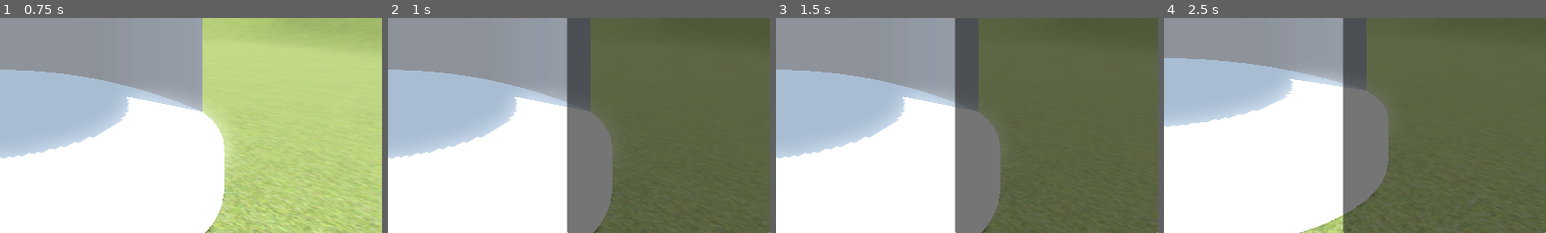
Above: before the commit, frames 1-4 (left to right).
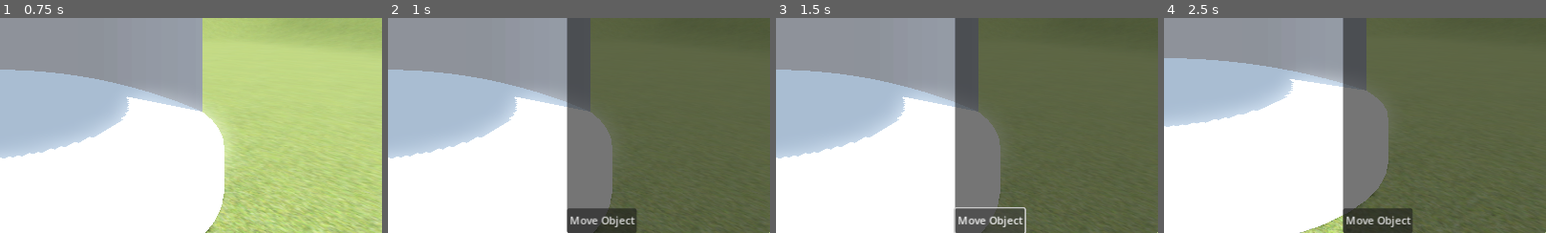
Above: after the commit, the same moments.

Repository: CalebLGreen/tower
Game: Godot game, scene res://Scenes/main.tscn
The game is run twice, just before and just after one commit, with the same random seed, the same clock (stepped at 60 frames per second) and the same inputs.
Inputs (mouse positions are % of the whole screen's width and height, from its top left):
- Up to frame 1 (0.75 s): tap Enter at 0.5 s; move the mouse to (72, 45) at 0.52 s; hold E (rotate_right) from 0.53 s (still down); click (72, 45) at 0.6 s
- Up to frame 2 (1 s): keep holding E (rotate_right); tap Space (open_shop) at 0.77 s
- Up to frame 3 (1.5 s): release E (rotate_right) at 1.25 s; click (78, 97) at 1.25 s, where only the run after the commit has a clickable "Move Object"
- Up to frame 4 (2.5 s): tap Space (open_shop) at 2, 2.27 s; move the mouse to (30, 55) at 2.02 s; hold S (pan_down) from 2.03 s (still down); click (30, 55) at 2.1 s
The pictures show only the part of the screen within x 50-100%, y 50-100%; the shares and areas given below are measured in that part.

Frame 1 is identical in both runs. In frame 2, 2.0% of the frame differs, in the area x 46-65%, y 88-100%; in frame 3, 1.6%; in frame 4, 2.0%.

Commit message:
made the build function more modular
build function is now more modular, can accept a thing to build so that the function doesn't need to be re-done for every object.
Tried to make a move object function. Currently not working so commented it out

Diff:
--- a/Scenes/floor_blank.tscn
+++ b/Scenes/floor_blank.tscn
@@ -37,7 +37,7 @@
 [sub_resource type="ConcavePolygonShape3D" id="ConcavePolygonShape3D_u4vr3"]
 data = PackedVector3Array(-0.0001, -2, -5, 0.49, 2, -4.976, -0.0001, 2, -5, -0.0001, -2, -5, 0.49, -2, -4.976, 0.49, 2, …(24630 unchanged characters)…
 
-[node name="Floor_Blank" type="StaticBody3D"]
+[node name="Floor_Blank" type="StaticBody3D" groups=["Tower_Piece"]]
 
 [node name="Floor_Blank_Mesh" type="MeshInstance3D" parent="."]
 mesh = SubResource("ArrayMesh_26i3p")
--- a/Scenes/floor_zero.tscn
+++ b/Scenes/floor_zero.tscn
@@ -37,7 +37,7 @@
 [sub_resource type="ConcavePolygonShape3D" id="ConcavePolygonShape3D_d51c8"]
 data = PackedVector3Array(-0.0001, -2, -5, 0.49, 2, -4.976, -0.0001, 2, -5, -0.0001, -2, -5, 0.49, -2, -4.976, 0.49, 2, …(24630 unchanged characters)…
 
-[node name="Floor_ZERO" type="StaticBody3D"]
+[node name="Floor_ZERO" type="StaticBody3D" groups=["Tower_Piece"]]
 
 [node name="Floor_ZERO_Mesh" type="MeshInstance3D" parent="."]
 mesh = SubResource("ArrayMesh_5l81j")
--- a/Scenes/main.tscn
+++ b/Scenes/main.tscn
@@ -94,7 +94,7 @@
 
 [node name="Floor_ZERO" parent="Tower" instance=ExtResource("3_awo7m")]
 
-[node name="Floor_TOP" parent="Tower" instance=ExtResource("4_pvhli")]
+[node name="Floor_TOP" parent="Tower" groups=["Tower_Piece"] instance=ExtResource("4_pvhli")]
 transform = Transform3D(1, 0, 0, 0, 1, 0, 0, 0, 1, 0, 3.9, 0)
 
 [node name="UI" type="Control" parent="."]
@@ -149,6 +149,16 @@
 text = "Top Floor Upgrade:
 Add Floor"
 
+[node name="Move_Objects" type="Button" parent="UI/ShopPanel"]
+layout_mode = 1
+anchors_preset = 2
+anchor_top = 1.0
+anchor_bottom = 1.0
+offset_top = -37.0
+offset_right = 86.0
+grow_vertical = 0
+text = "Move Object"
+
 [node name="Terrain" type="StaticBody3D" parent="."]
 metadata/_edit_lock_ = true
 
@@ -160,3 +170,4 @@
 
 [connection signal="pressed" from="UI/ShopPanel/VBoxContainer/Floor_Add_Table" to="." method="_on_floor_add_table_pressed"]
 [connection signal="pressed" from="UI/ShopPanel/VBoxContainer/Floor_Top_Add_Floor" to="." method="_on_floor_top_add_floor_pressed"]
+[connection signal="pressed" from="UI/ShopPanel/Move_Objects" to="." method="_on_move_objects_pressed"]
--- a/Scenes/table.tscn
+++ b/Scenes/table.tscn
@@ -40,7 +40,7 @@
 [sub_resource type="BoxShape3D" id="BoxShape3D_vqbkj"]
 size = Vector3(1, 1, 2.0014)
 
-[node name="Node3D" type="Node3D"]
+[node name="Node3D" type="Node3D" groups=["Object_Movable"]]
 
 [node name="Table" type="StaticBody3D" parent="."]
 
--- a/Scripts/main.gd
+++ b/Scripts/main.gd
@@ -20,13 +20,13 @@
 var timer = false
 
 # Buildables
-var ghost_table = null
-
+var temp_object = null
 
 # Shop variables
 var in_build_menu : bool = false
-var building_table : bool = false
-
+var building_table : Dictionary = {'value' : false}
+var moving_object : Dictionary = {'value' : false}
+var selected_object = null
 
 func _ready() -> void:
 	# Reset camera
@@ -61,69 +61,77 @@
 	#print(ray.collision_mask)
 	# Store values from collision
 	var ray_result : Dictionary = space_state.intersect_ray(ray)
-	if timer:
-		pass
-	elif not timer:
-		timer = get_tree().create_timer(1.0)
-		await timer.timeout
-		print(origin, ", ", end, " ", ray_result)
-		timer = false
+	# DEBUG 1 per second timer print
+	#if timer:
+		#pass
+	#elif not timer:
+		#timer = get_tree().create_timer(1.0)
+		#await timer.timeout
+		#print(origin, ", ", end, " ", ray_result)
+		#timer = false
 	# Now if building
 	if in_build_menu:
 		# Check if the table is being built
-		if building_table:
-			build_table(ray_result, delta)
-
-
-func build_table(ray_result : Dictionary, delta : float):
+		if building_table.value:
+			build(table, "Table", building_table, ray_result, delta)
+		#if moving_object.value:
+			#move(ray_result, moving_object, delta)
+
+
+func build(object : PackedScene, object_name : String, building_object : Dictionary, ray_result: Dictionary, delta: float) -> void:
 	# stop the user changing floors
 	camera.is_movement_locked = true
+
 	# DEBUG print
 	#print("BUILDING")
 	# Check whether the ray has collided with anything, i.e. the floor
 	if ray_result.size() > 0:
 		# get the current floor, used for collisions and naming
 		var curr_floor = get_current_floor()
-		# if a ghostly version of the table doesn't exist, create it
-		if ghost_table == null:
-			ghost_table = table.instantiate()
-			get_node("Tower/%s" % [curr_floor]).add_child(ghost_table)
-			ghost_table.visible = true
+		# if a ghostly version of the object doesn't exist, create it
+		if temp_object == null:
+
+			temp_object = object.instantiate()
+			get_node("Tower/%s" % [curr_floor]).add_child(temp_object)
+			temp_object.visible = true
+			# Add the object to the correct groups
 
 		# Cancel placement
 		if Input.is_action_just_pressed("cancel"):
-			ghost_table.queue_free()
-			building_table = false
+			temp_object.queue_free()
+			building_object.value = false
 			camera.is_movement_locked = false
 			UI.toggle_shop()
 
-		# If the ghostly table does already exist continue
-		if ghost_table:
-			# Change the collision layer of the table
+		# If the ghostly object does already exist continue
+		if temp_object:
+			# Change the collision layer of the object
 			# The mask layer is still one so it'll collide with walls and floors
-			# This ensures the table doesn't collide with the ray cast
-			ghost_table.get_node("Table").collision_layer = 2
-
-			# Get the mesh instance node from the table, used to switch it between being green, red or complete
-			var mesh_instance = ghost_table.get_node("Table/Table_Mesh")
+			# This ensures the object doesn't collide with the ray cast
+			# Important that the string name in the scene is correct
+			temp_object.get_node("%s" % [object_name]).collision_layer = 2
+
+			# Get the mesh instance node from the object, used to switch it between being green, red or complete
+			# Be consistent with the nomenclature of child nodes in the scenes to following the same format
+			var mesh_instance = temp_object.get_node("%s/%s_Mesh" % [object_name, object_name])
 			# Get the interesction of the ray and where it collides
-			# Set the the table position to hover slightly below this point, due to my silly blender skills
+			# Set the the object position to hover slightly below this point, due to my silly blender skills
 			var intersection_point : Vector3 = ray_result.get("position")
 
 			var current_floor_number = get_current_floor_num()
 			var offset = -0.48 - (tower_segment_height * get_current_floor_num() - 1)
-			ghost_table.position = intersection_point + Vector3(0, offset, 0)
-			prints(current_floor_number, offset, intersection_point)
+			temp_object.position = intersection_point + Vector3(0, offset, 0)
+			#prints(current_floor_number, offset, intersection_point)
 			# Allow for rotations - simple enough
 			if Input.is_action_pressed("rotate_left"):
-				ghost_table.rotation.y += delta * rotate_speed
+				temp_object.rotation.y += delta * rotate_speed
 			elif Input.is_action_pressed("rotate_right"):
-				ghost_table.rotation.y -= delta * rotate_speed
+				temp_object.rotation.y -= delta * rotate_speed
 
 			# Get the Area3D for collisions with self
-			var area = ghost_table.get_node("Table/Table_Area")
+			var area = temp_object.get_node("%s/%s_Area" % [object_name, object_name])
 			if area and area is Area3D:
-				area.global_transform.origin = ghost_table.global_transform.origin
+				area.global_transform.origin = temp_object.global_transform.origin
 
 				# Check for overlaps, currently can be placed on the wrong floor, must fix
 				var overlaps = area.get_overlapping_bodies()
@@ -134,23 +142,65 @@
 						valid_overlaps.append(body)
 				# See if there are any overlaps, in which case make the material red
 				# and it cannot be placed
-				if overlaps.size() > 0 or ghost_table.global_position.y < (camera.position.y - 1.5) or ghost_table.global_position.y > (camera.position.y-1):
-					#print(ghost_table.global_position.y, " ", camera.position.y)
+				if overlaps.size() > 0 or temp_object.global_position.y < (camera.position.y - 1.5) or temp_object.global_position.y > (camera.position.y-1):
+					#print(temp_object.global_position.y, " ", camera.position.y)
 					mesh_instance.set_surface_override_material(0, load("res://Models/red.tres"))
 				# If no overlaps then we are good to go
 				else:
 					mesh_instance.set_surface_override_material(0, load("res://Models/green.tres"))
 					if Input.is_action_just_pressed("left_click"):
 						# slightly lower the position to compensate for the slight lift
-						ghost_table.position -= Vector3(0, 0.02, 0)
+						temp_object.position -= Vector3(0, 0.02, 0)
 						# Change the collision layer back to 1
-						ghost_table.get_node("Table").collision_layer = 1
+						temp_object.get_node("%s" % [object_name]).collision_layer = 1
 						# Reset it back to default textures
 						mesh_instance.set_surface_override_material(0, null)
-						# This table now no longer exists as a variable
-						ghost_table = null
-						building_table = false
+						# This object now no longer exists as a variable
+						#print(temp_object.get_groups())
+						temp_object = null
+						building_object.value = false
 						camera.is_movement_locked = false
+
+## Function to move objects on a floor
+#func move(ray_result : Dictionary, moving_object : Dictionary, delta : float) -> void:
+	#camera.is_movement_locked = true
+	#if ray_result.size() > 0:
+		## get the current floor, used for collisions and naming
+		#var curr_floor = get_current_floor()
+		## if a ghostly version of the object doesn't exist, create it
+		#if Input.is_action_just_pressed("left_click"):
+			#if selected_object:
+				#move_object(ray_result, moving_object, delta)
+			#else:
+				#select_object(ray_result)
+		#elif Input.is_action_just_pressed("cancel"):
+			#selected_object = null
+			#moving_object.value = false
+#
+#func select_object(ray_result : Dictionary) -> void:
+	#var collider = ray_result.get("collider")
+	#if collider and collider is Node3D:
+		#selected_object = collider
+	#else:
+		#print("Object not selectable")
+
+
+func move_object(ray_result : Dictionary, moving_object : Dictionary, delta : float) -> void:
+	if selected_object:
+		var interesection_point : Vector3 = ray_result.get("position")
+		selected_object.position = interesection_point + Vector3(0, -3.38, 0)
+
+		# Allow for rotations
+		if Input.is_action_pressed("rotate_left"):
+			selected_object.rotation.y += delta * rotate_speed
+		elif Input.is_action_pressed("rotate_right"):
+			selected_object.rotation.y -= delta * rotate_speed
+
+		# Finalize the move on left click
+		if Input.is_action_just_pressed("left_click"):
+			print("Object moved to: ", selected_object.position)
+			selected_object = null  # Deselect after moving
+			moving_object.value = false
 
 # Function to check whether the floor is the current floor
 func is_floor(body: Node3D, current_floor) -> bool:
@@ -212,4 +262,9 @@
 
 # for when the button to buy a table has been pressed
 func _on_floor_add_table_pressed() -> void:
-	building_table = true
+	building_table.value = true
+
+
+func _on_move_objects_pressed() -> void:
+	#moving_object.value = true
+	pass
--- a/project.godot
+++ b/project.godot
@@ -18,6 +18,11 @@
 [display]
 
 window/stretch/mode="canvas_items"
+
+[global_group]
+
+Tower_Piece=""
+Object_Movable=""
 
 [input]
 
